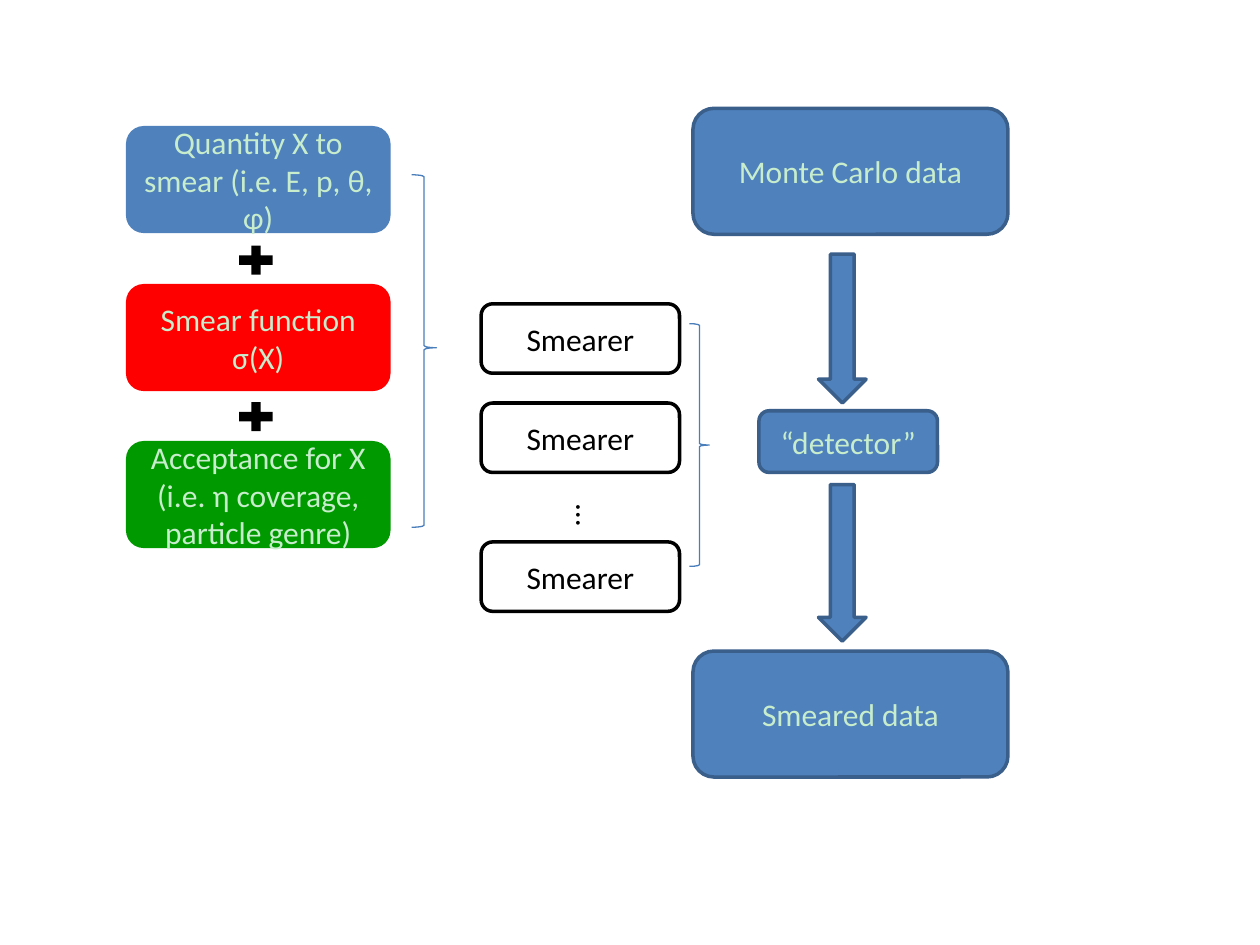
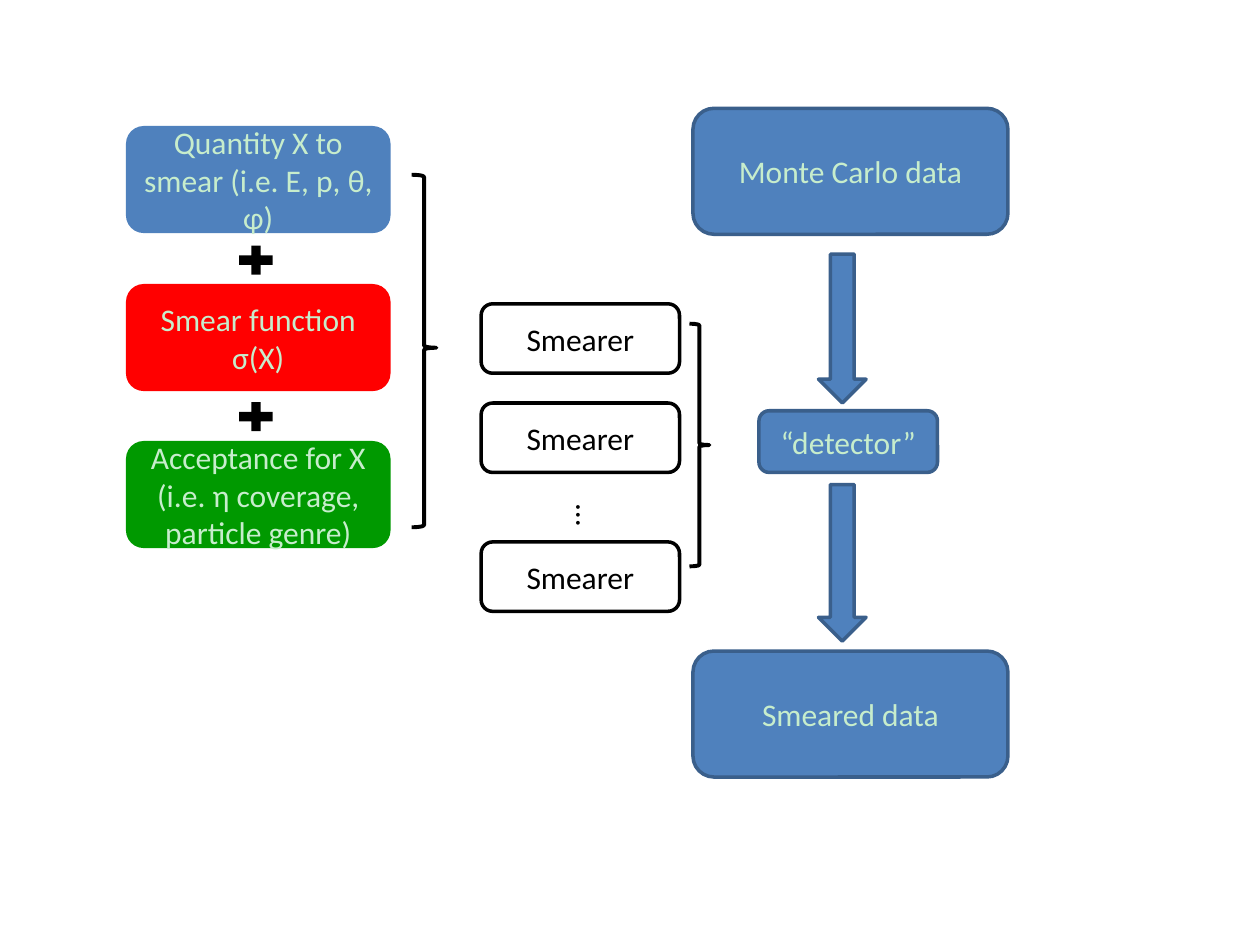
Before and after one commit to liangzh/thesis, a slide deck: slide 1 of thesis/plots/chpt5/smearer deomonstration.pptx. Drawn at 1260x945 pixels with LibreOffice and Linux fonts; fonts in the diff are those of the drawing. Boxes give left, top, right and bottom in pixels: in the first picture for what was removed or moved away, otherwise in the second. Text is boxed around its words. In the diff, an @@ line names an element or a change of style, - is before the commit and + after.

```diff
--- a/thesis/plots/chpt5/smearer deomonstration.pptx
+++ b/thesis/plots/chpt5/smearer deomonstration.pptx
@@ right brace at (412,175,437,528): outline #4B7EBC 0.75 pt to #000000 2.25 pt @@
@@ right brace at (689,324,709,567): outline #4B7EBC 0.75 pt to #000000 2.25 pt @@
```
Also in this commit, not shown: 15 other files.
